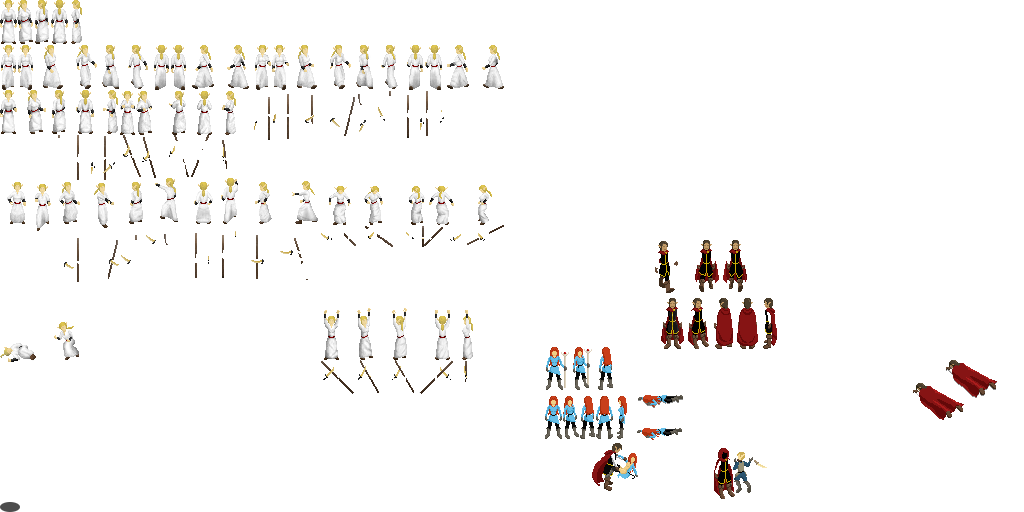
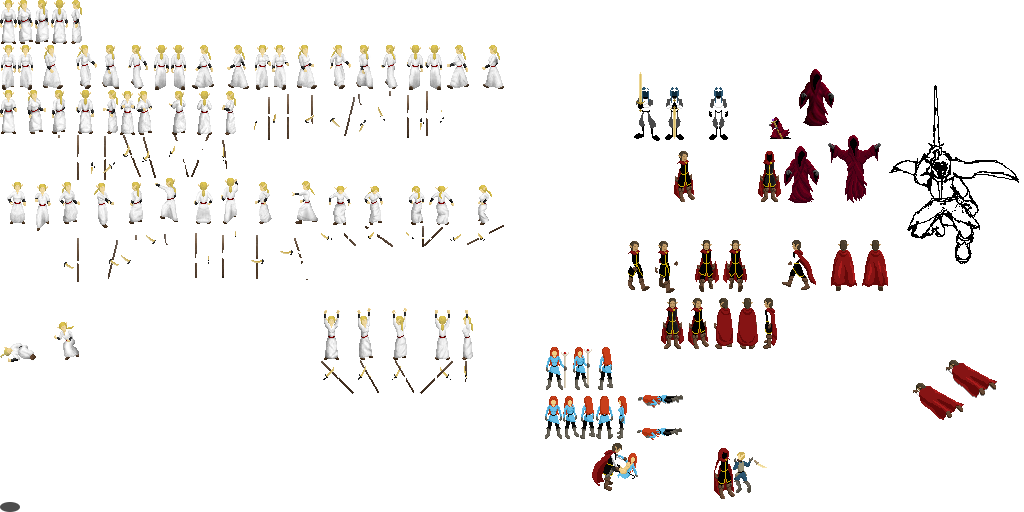
Revision of a layered 1024 x 512 image; what changed, layer by layer:
painted on "weapons" over [636, 72, 679, 139]
renamed "Background" to "background", painted on it over [628, 69, 1019, 459]
